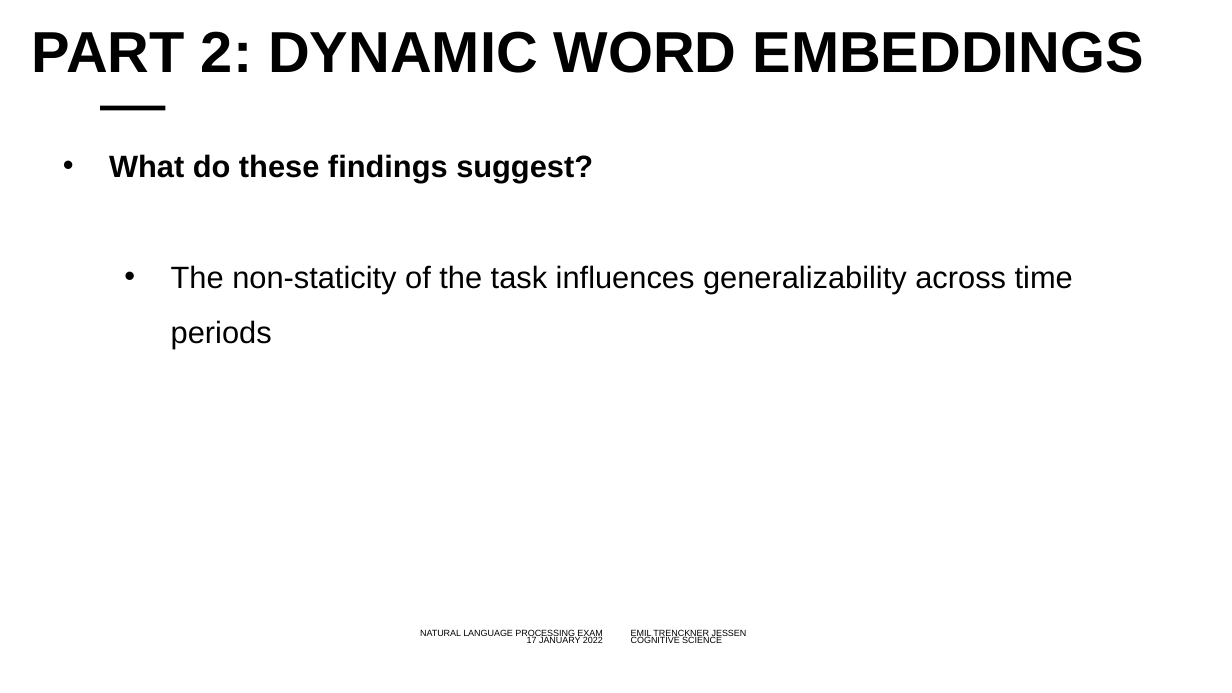
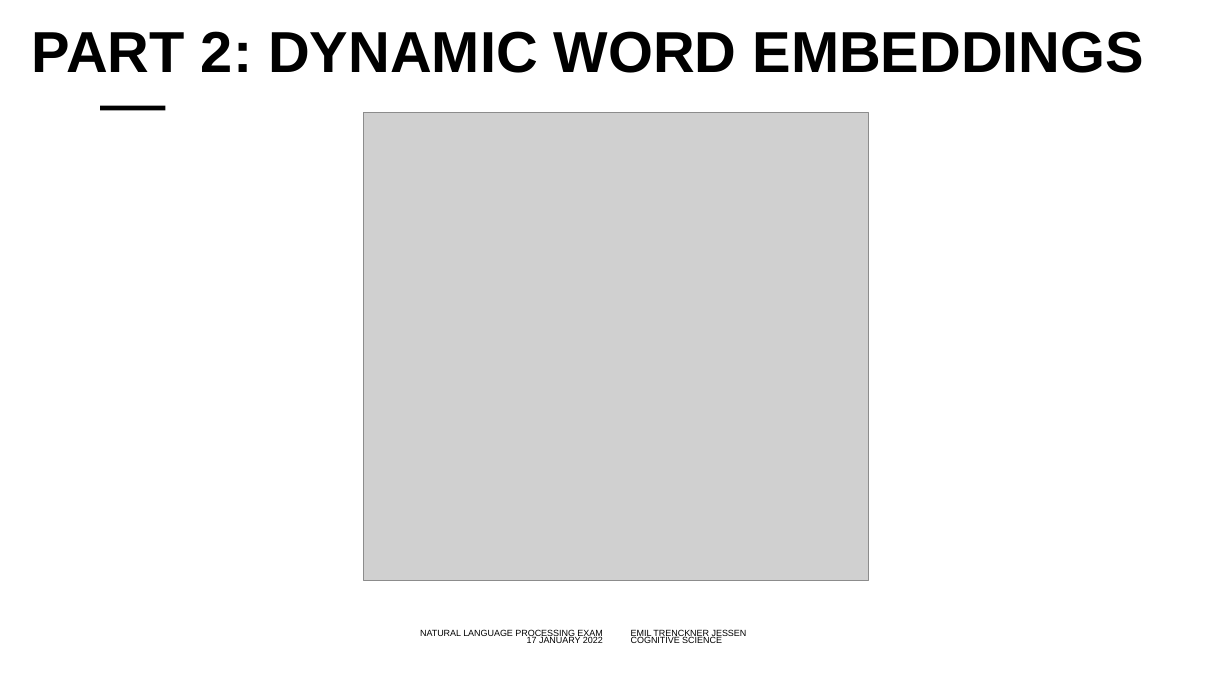
Before and after one commit to emiltj/NLP_oral_backup, a slide deck: slide 21 of Oral presentation/NLP.pptx (slide 25 before the commit). Drawn at 1232x693 pixels with LibreOffice and Linux fonts; fonts in the diff are those of the drawing; grey boxes stand for pictures; background and template pictures are left out. Boxes give left, top, right and bottom in pixels: in the first picture for what was removed or moved away, otherwise in the second. Text is boxed around its words. In the diff, an @@ line names an element or a change of style, - is before the commit and + after.

```diff
--- a/Oral presentation/NLP.pptx
+++ b/Oral presentation/NLP.pptx
@@ picture added at <box>363,113,868,580</box> @@
@@ text removed at <box>109,154,1073,349</box> @@
-• What do these findings suggest?
-  • The non-staticity of the task influences generalizability across time periods
```
Also in this commit, not shown: 12 other slides changed, 14 slides added, 10 slides removed, 6 other files.
